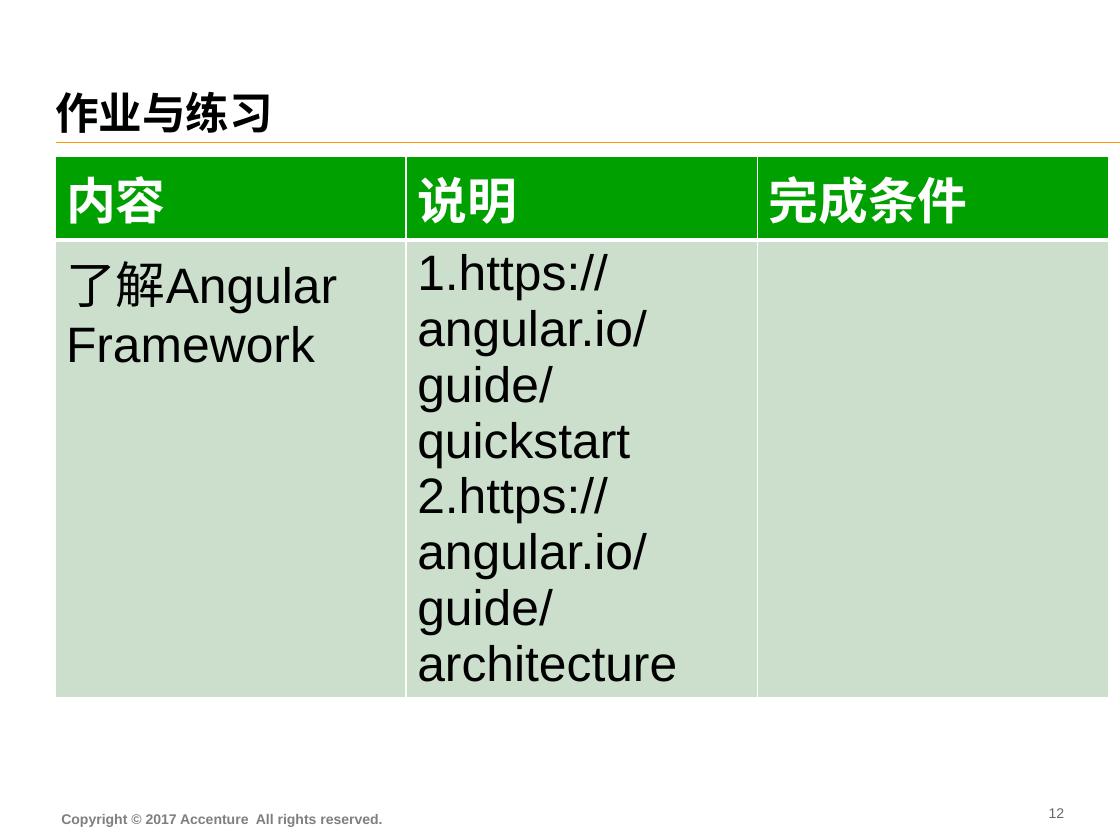
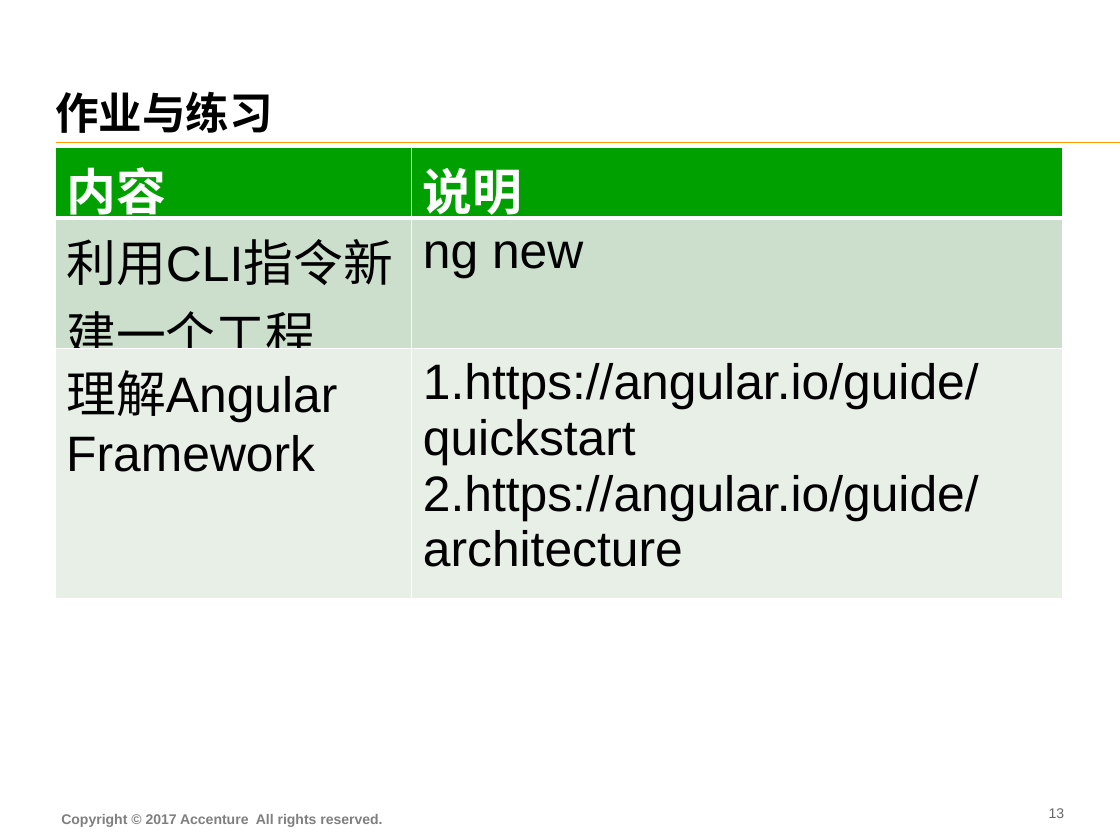
Before and after one commit to FS-Angular-Interest-Group/AngularTraining, a slide deck: slide 14 of PPT/03-Accenture-FS-Angular-Framework.pptx (slide 13 before the commit). Drawn at 1120x840 pixels with LibreOffice and Linux fonts; fonts in the diff are those of the drawing. Boxes give left, top, right and bottom in pixels: in the first picture for what was removed or moved away, otherwise in the second. Text is boxed around its words. In the diff, an @@ line names an element or a change of style, - is before the commit and + after.

```diff
--- a/PPT/03-Accenture-FS-Angular-Framework.pptx
+++ b/PPT/03-Accenture-FS-Angular-Framework.pptx
@@ table at box(55, 147, 1062, 571) @@
-内容 | 说明 | 完成条件
-了解Angular Framework | 1.https://angular.io/guide/quickstart / 2.https://angular.io/guide/architecture | 
+内容 | 说明
+利用CLI指令新建一个工程 | ng new
+理解Angular Framework | 1.https://angular.io/guide/quickstart / 2.https://angular.io/guide/architecture
@@ table: place and size @@
-table at box(55, 157, 1110, 686)
+table at box(55, 147, 1062, 571)
@@ page number at box(1049, 808, 1065, 818): text changed @@
-12
+13
```
Also in this commit, not shown: 5 other slides changed, 1 slide added.
